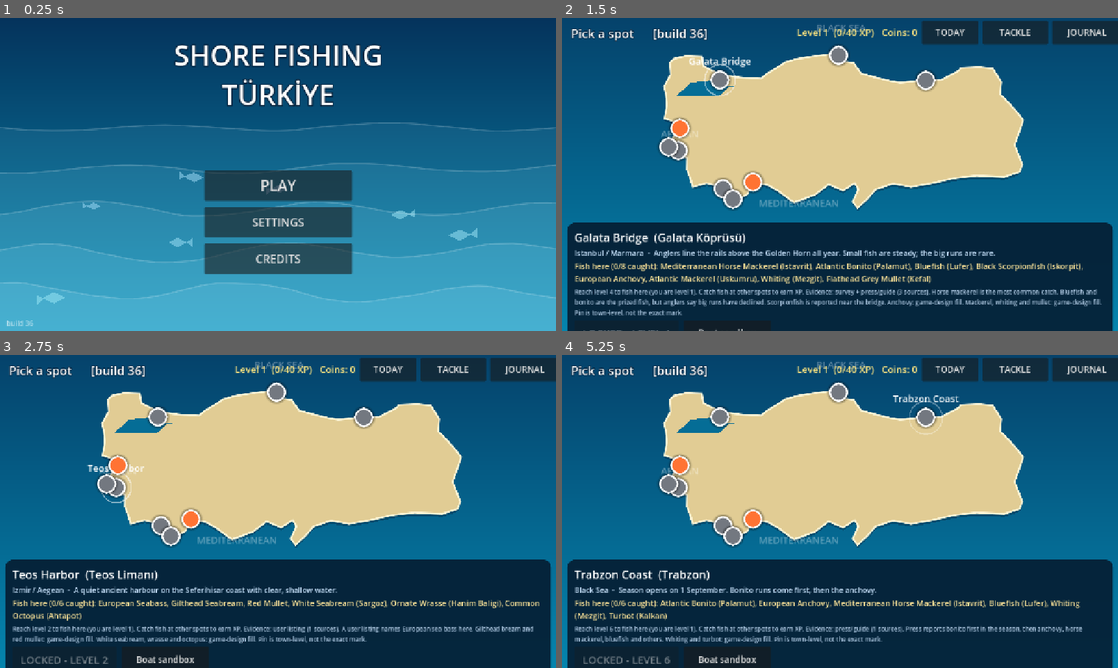
Above: before the commit, frames 1-4 (two rows, left to right).
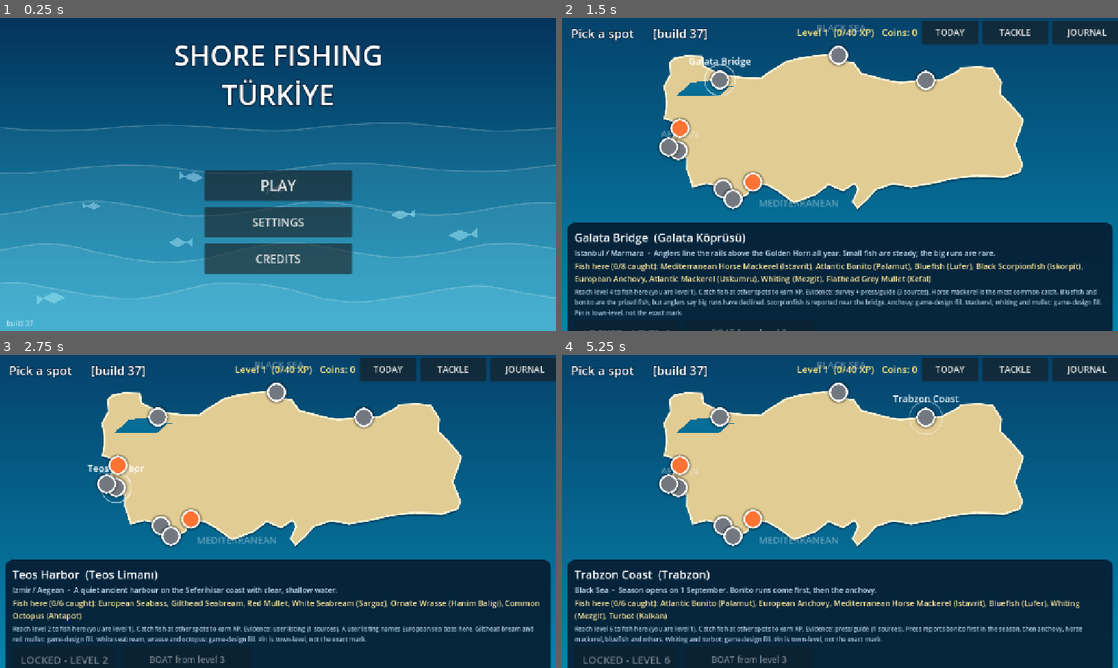
Above: after the commit, the same moments.

Repository: nextlevelcorp/godot_fishing_rpg
Game: Godot game, scene res://title_screen.tscn
Same seed, same stepped clock (60 frames per second), same inputs: the game is played once before the commit and once after it.
Inputs (mouse positions are in pixels of both pictures, inside the frame that each line leads up to):
- Up to frame 1 (0.25 s): no input
- Up to frame 2 (1.5 s): click "PLAY" at 0.5 s; click (717, 80) at 1.25 s
- Up to frame 3 (2.75 s): click (116, 486) at 2 s
- Up to frame 4 (5.25 s): click (678, 464) at 2.75 s; click (667, 483) at 3.5 s; click (840, 392) at 4.25 s; click (923, 417) at 5 s

The runs differ from the first frame. In frame 1, less than 0.1% of the frame differs, in the area x 5-6%, y 96-99%; in frame 2, less than 0.1%; in frame 3, 0.3%, in the area x 24-41%, y 3-99%; in frame 4, 0.3%.

Commit message:
feat: boat fishing - rent a kayik, row, drift, anchor (build 37)
The map offers FROM SHORE or RENT A BOAT (60 coins, from level 3). In a
boat the angler sits in a rowing kayik 65 m out: the stick rows with oar
force and hull drag, current and wind drift the boat unless anchored (ANCH
toggles), casting works in any direction over deeper water. First-person
view sits 1.4 m above the water with the bow rocking in front; fish come
alongside; no net needed. Replaces the legacy boat-sandbox button.

Design: GAME_DESIGN.md Boat fishing

Co-Authored-By: Claude Opus 5.5 <noreply@anthropic.com>
Claude-Session: https://claude.ai/code/session_01HLtjWBZvxzhjVtsJywwULp

Diff:
--- a/game_session.gd
+++ b/game_session.gd
@@ -11,7 +11,7 @@
 
 ## Shown on screen so a player can tell a fresh deploy from a page the browser cached.
 ## Bump it with every build that changes behaviour.
-const BUILD := "build 36"
+const BUILD := "build 37"
 const SAVE_PATH := "user://save.cfg"
 const SAVE_VERSION := 1
 const START_RIG := "shore_spinning_rig"
@@ -28,6 +28,10 @@
 
 ## Id of the FishingSpots entry the player picked on the map.
 static var spot_id := ""
+## "shore" or "boat" for the current outing (chosen on the map, not saved).
+static var mode := "shore"
+const BOAT_RENT := 60          ## coins to rent a rowing boat (kayık) for one outing
+const BOAT_LEVEL := 3
 
 ## Fish landed during this visit: {fish_id, name, weight_kg, value, spot_id}. Not saved.
 static var catches: Array[Dictionary] = []
--- a/pov_view.gd
+++ b/pov_view.gd
@@ -23,7 +23,7 @@
 const REST_PITCH := 110.0                  ## px the view looks down at rest, so the near water shows
 const PITCH_MAX := 430.0
 ## Distance from your eyes to where the water starts (m), by spot kind. The fish cannot come closer.
-const EDGE_M := {"rocky": 5.0, "beach": 6.0, "harbor": 3.0, "bridge": 4.0}
+const EDGE_M := {"rocky": 5.0, "beach": 6.0, "harbor": 3.0, "bridge": 4.0, "boat": 1.2}
 
 ## Sound cues for the shore scene to play: exit, drips, splash, splash_big.
 signal sfx(kind: String, volume: float)
@@ -711,7 +711,25 @@
 		c.draw_circle(p2, clampf(F * 0.04 / target_z, 2.0, 8.0), Color(1.0, 0.3, 0.2))
 
 
+## The bow of the kayık in front of you, rocking on the swell (an oscillator on height and roll).
+func _draw_bow(night: float) -> void:
+	var c := _canvas
+	var dark := 0.55 * night
+	# the bow of the kayık in front of you, rocking on the swell
+	c.draw_set_transform(Vector2(0.0, sin(_time * 1.3) * 6.0), sin(_time * 0.9) * 0.02, Vector2.ONE)
+	c.draw_colored_polygon(PackedVector2Array([Vector2(250.0, H + 300.0), Vector2(560.0, 640.0), Vector2(640.0, 600.0),
+		Vector2(720.0, 640.0), Vector2(1030.0, H + 300.0)]), Color(0.93, 0.93, 0.90).darkened(dark))
+	c.draw_colored_polygon(PackedVector2Array([Vector2(330.0, H + 300.0), Vector2(580.0, 670.0), Vector2(640.0, 640.0),
+		Vector2(700.0, 670.0), Vector2(950.0, H + 300.0)]), Color(0.55, 0.38, 0.22).darkened(dark))
+	c.draw_polyline(PackedVector2Array([Vector2(250.0, H + 300.0), Vector2(560.0, 640.0), Vector2(640.0, 600.0),
+		Vector2(720.0, 640.0), Vector2(1030.0, H + 300.0)]), Color(0.15, 0.35, 0.65).darkened(dark), 6.0)
+	c.draw_set_transform(Vector2.ZERO, 0.0, Vector2.ONE)
+
+
 func _draw_foreground(night: float) -> void:
+	if kind == "boat":
+		_draw_bow(night)
+		return
 	var c := _canvas
 	var dark := 0.55 * night
 	var edge_y := _proj(0.0, _z_edge(), 0.0).y
@@ -776,7 +794,7 @@
 
 ## Other anglers' rods to the left: thin lines that nod in the swell; now and then one bends on a fish.
 func _draw_neighbours(night: float) -> void:
-	if kind == "beach":
+	if kind == "beach" or kind == "boat":
 		return
 	var col := Color(0.12, 0.12, 0.14).lerp(Color(0.05, 0.05, 0.07), night)
 	for n in _neighbours:
--- a/shore_fishing.gd
+++ b/shore_fishing.gd
@@ -71,11 +71,19 @@
 var _hud_root: Control
 var _weather: WeatherFx
 var _pov_on := false
+## Boat outing: the angler sits in a rowing boat out on the water instead of walking the shore.
+var _boat_mode := false
+var _boat_vel := Vector2.ZERO
+var _anchored := false
+const ROW_FORCE := 120.0          ## px/s^2 from the oars
+const BOAT_DRAG := 0.9            ## 1/s water drag on the hull
+const BOAT_START_Y := -650.0      ## about 65 m out
 var _bait_on := true               ## false once small fish have stripped the hook
 var _empty_t := 0.0
 var _escape_reason := ""
 var _overhook_t := 0.0
 var _was_shaking := false
+var _anchor_seen := 0
 var _tackle_panel: PanelContainer
 var _build_label: Label
 var _fps_t := 0.0
@@ -186,6 +194,9 @@
 		GameSession.spot_id = "galata_bridge"       # opened directly, not from the map
 	_spot = FishingSpots.get_spot(GameSession.spot_id)
 	GameSession.start_outing(_make_goals())
+	_boat_mode = GameSession.mode == "boat"
+	if _boat_mode:
+		_hand = Vector2(0.0, BOAT_START_Y)
 	_has_pier = _spot["kind"] != "bridge"
 	_pier_x = 900.0 if hash(GameSession.spot_id) % 2 == 0 else -900.0
 	_build_walkable()
@@ -194,6 +205,7 @@
 	_current = Vector2(_rng.randf_range(-14.0, 14.0), _rng.randf_range(-4.0, 4.0))
 	_cast_seen = int(TouchControls.presses.get(&"cast", 0))
 	_reel_seen = int(TouchControls.presses.get(&"reel_in", 0))
+	_anchor_seen = int(TouchControls.presses.get(&"anchor", 0))
 
 	_cam = Camera2D.new()
 	_cam.position = Vector2(0.0, 40.0)
@@ -246,6 +258,8 @@
 	_build_hud()
 	var touch := TouchControls.new()
 	touch.enabled_actions.assign([&"cast", &"reel_in", &"drag_up", &"drag_down", &"bait_deeper", &"bait_shallower"])
+	if _boat_mode:
+		touch.enabled_actions.append(&"anchor")
 	touch.joystick = true
 	add_child(touch)
 	add_child(DeviceGuard.new())
@@ -664,6 +678,7 @@
 				_state = State.AIM
 				_fight_view.end()
 				_set_status("Walk with the stick. At the water's edge, hold CAST to throw")
+	_update_boat(delta)
 	_update_float(delta)
 	_update_fish_agent(delta)
 	_update_pov()
@@ -697,6 +712,8 @@
 
 ## On the pier you can throw to the sides as well; from the bank only out to sea.
 func _aim_limit() -> float:
+	if _boat_mode:
+		return PI
 	return 1.45 if _on_pier() else 0.9
 
 
@@ -717,6 +734,8 @@
 
 ## The stick walks the angler; each axis is tried on its own so you slide along edges.
 func _walk(delta: float) -> void:
+	if _boat_mode:
+		return                            # rowing is handled every frame in _update_boat
 	var mv := Input.get_vector(&"steer_left", &"steer_right", &"boat_forward", &"boat_back", 0.1)
 	_moving = mv.length() > 0.05
 	if not _moving:
@@ -769,7 +788,40 @@
 
 
 func _can_cast() -> bool:
-	return _hand.y < 48.0 or _on_pier()
+	return _boat_mode or _hand.y < 48.0 or _on_pier()
+
+
+## The boat: oars push it while you are not fishing; wind and current drift it unless anchored.
+## A body with forces and drag, as in Nature of Code chapter 2.
+func _update_boat(delta: float) -> void:
+	if not _boat_mode:
+		return
+	if Input.is_action_just_pressed(&"anchor") or int(TouchControls.presses.get(&"anchor", 0)) != _anchor_seen:
+		_anchor_seen = int(TouchControls.presses.get(&"anchor", 0))
+		_anchored = not _anchored
+		_flash("Anchor down" if _anchored else "Anchor up: the boat drifts")
+	var force := Vector2.ZERO
+	var mv := Vector2.ZERO
+	if _state == State.AIM:
+		mv = Input.get_vector(&"steer_left", &"steer_right", &"boat_forward", &"boat_back", 0.1)
+		force += mv * ROW_FORCE
+		if mv.length() > 0.05:
+			_anchored = false
+			_facing = mv.normalized()
+			_aim = atan2(_facing.x, -_facing.y)
+	if not _anchored:
+		force += _current * 0.6 + _wind * 0.05
+	_boat_vel += force * delta
+	_boat_vel *= maxf(0.0, 1.0 - BOAT_DRAG * delta)
+	if _anchored:
+		_boat_vel *= maxf(0.0, 1.0 - 6.0 * delta)
+	var nxt := _hand + _boat_vel * delta
+	nxt.x = clampf(nxt.x, -HALF_WIDTH + 200.0, HALF_WIDTH - 200.0)
+	nxt.y = clampf(nxt.y, -1500.0, -160.0)          # stay off the rocks and in sight of the town
+	_hand = nxt
+	_moving = mv.length() > 0.05
+	if _moving:
+		_walk_phase += delta * 4.0
 
 
 func _is_land(p: Vector2) -> bool:
@@ -1120,6 +1172,10 @@
 	v.wave_amp = float(WeatherFx.KINDS[_weather_kind]["wind"])
 	v.on_pier = _on_pier()
 	v.eye_h = 8.0 if v.kind == "bridge" else (4.5 if v.on_pier else 2.6)
+	if _boat_mode:
+		v.kind = "boat"
+		v.on_pier = false
+		v.eye_h = 1.4
 	var pov := v.is_open()
 	_world.visible = not pov
 	_water.visible = not pov
@@ -1339,7 +1395,7 @@
 	var sp := BiomeDB.get_species(id)
 	# From a pier, quay or bridge the fish has to come up through the air. Lifted on the line, its
 	# weight plus the jerk of the lift (about twice its weight) can part the line; a net takes it.
-	var high := _on_pier() or String(_spot["kind"]) == "bridge" or String(_spot["kind"]) == "harbor"
+	var high := not _boat_mode and (_on_pier() or String(_spot["kind"]) == "bridge" or String(_spot["kind"]) == "harbor")
 	if high and not GameSession.has_net and weight_kg * 9.81 * 2.0 > _fishing.line_break_force_n:
 		_buzz(250)
 		_amb.play("snap", 0.8)
@@ -2044,6 +2100,38 @@
 	draw_circle(p + Vector2(0.0, -3.0), radius * 0.75, Color(0.95, 0.25, 0.2, 1.0 - under))
 
 
+## The rented kayık: a white and blue wooden rowing boat with oars that dip as you row.
+func _draw_rowing_boat(dir: Vector2) -> void:
+	var f := dir.normalized() if dir.length() > 0.1 else Vector2.UP
+	var s := f.orthogonal()
+	var c := _hand + Vector2(0.0, 30.0)
+	var l := 95.0
+	var w := 26.0
+	var hull := PackedVector2Array([c + f * l * 0.55, c + f * l * 0.25 + s * w, c - f * l * 0.45 + s * w * 0.8,
+		c - f * l * 0.5, c - f * l * 0.45 - s * w * 0.8, c + f * l * 0.25 - s * w])
+	var shadow := PackedVector2Array()
+	for q in hull:
+		shadow.append(q + Vector2(6.0, 10.0))
+	draw_colored_polygon(shadow, Color(0.0, 0.05, 0.1, 0.25))
+	draw_colored_polygon(hull, Color(0.93, 0.93, 0.90))
+	var inner := PackedVector2Array()
+	for q in hull:
+		inner.append(c + (q - c) * 0.82)
+	draw_colored_polygon(inner, Color(0.55, 0.38, 0.22))
+	draw_polyline(hull + PackedVector2Array([hull[0]]), Color(0.15, 0.35, 0.65), 4.0)
+	for k in [-0.15, 0.2]:
+		draw_line(c + f * l * k - s * w * 0.8, c + f * l * k + s * w * 0.8, Color(0.42, 0.29, 0.17), 5.0)
+	var dip := sin(_walk_phase) * 10.0 if _moving else 0.0
+	for side in [-1.0, 1.0]:
+		var lock := c + s * w * side * 0.9 + f * 6.0
+		draw_line(lock, lock + s * side * 55.0 - f * dip, Color(0.50, 0.36, 0.22), 3.0)
+	# wake while moving
+	if _boat_vel.length() > 8.0:
+		var back := c - _boat_vel.normalized() * l * 0.5
+		draw_line(back, back - _boat_vel.normalized() * 50.0 + s * 18.0, Color(1, 1, 1, 0.4), 2.0)
+		draw_line(back, back - _boat_vel.normalized() * 50.0 - s * 18.0, Color(1, 1, 1, 0.4), 2.0)
+
+
 ## At night the angler carries a lamp: a warm pool of light that flickers (two out-of-phase
 ## oscillators plus Perlin noise). On the pier it also draws baitfish, see LAMP_PIER_BONUS in _activity().
 func _draw_lamp() -> void:
@@ -2061,6 +2149,8 @@
 	var d := _aim_dir()
 	# Three-quarter view: the angler stands with the rod hand at chest height (see Figure).
 	var look_dir := _facing if _state == State.AIM else d
+	if _boat_mode:
+		_draw_rowing_boat(look_dir)
 	# Feet sit behind and below the rod hand, so both hands grip the rod in front of the chest.
 	var feet := _hand - look_dir.normalized() * 10.0 + Vector2(0.0, 40.0)
 	Figure.draw_person(self, feet, look_dir, _walk_phase, _moving and _state == State.AIM, ANGLER_LOOK, 1.5, _hand)
--- a/turkey_map.gd
+++ b/turkey_map.gd
@@ -76,6 +76,7 @@
 var _fish_label: Label
 var _note_label: Label
 var _go_button: Button
+var _boat_button: Button
 var _coins_label: Label
 var _overlay: PanelContainer
 var _overlay_title: Label
@@ -197,12 +198,13 @@
 	_go_button.pressed.connect(_on_go_pressed)
 	row.add_child(_go_button)
 
-	var sandbox := Button.new()
-	sandbox.text = "Boat sandbox"
-	sandbox.custom_minimum_size = Vector2(200, 60)
-	sandbox.add_theme_font_size_override("font_size", 20)
-	sandbox.pressed.connect(func() -> void: get_tree().change_scene_to_file("res://main_sandbox.tscn"))
-	row.add_child(sandbox)
+	_boat_button = Button.new()
+	_boat_button.text = "BOAT"
+	_boat_button.custom_minimum_size = Vector2(300, 60)
+	_boat_button.add_theme_font_size_override("font_size", 20)
+	_boat_button.disabled = true
+	_boat_button.pressed.connect(_on_boat_pressed)
+	row.add_child(_boat_button)
 
 
 func _make_label(parent: Control, size: int, color: Color) -> Label:
@@ -292,9 +294,15 @@
 	_fish_label.text = "Fish here (%d/%d caught): %s" % [_caught_count(ids), ids.size(), ", ".join(names)]
 	_note_label.text = "Evidence: %s (%d sources). %s Pin is town-level, not the exact mark." % [s["evidence"], s["sources"].size(), s["species_note"]]
 	var need := int(s.get("unlock_level", 1))
+	if GameSession.level() < GameSession.BOAT_LEVEL:
+		_boat_button.disabled = true
+		_boat_button.text = "BOAT from level %d" % GameSession.BOAT_LEVEL
+	else:
+		_boat_button.disabled = not GameSession.is_unlocked(s) or GameSession.coins < GameSession.BOAT_RENT
+		_boat_button.text = "RENT A BOAT  %d" % GameSession.BOAT_RENT
 	if GameSession.is_unlocked(s):
 		_go_button.disabled = false
-		_go_button.text = "FISH HERE"
+		_go_button.text = "FROM SHORE"
 	else:
 		_go_button.disabled = true
 		_go_button.text = "LOCKED - LEVEL %d" % need
@@ -487,4 +495,18 @@
 	if _selected == "" or not GameSession.is_unlocked(FishingSpots.get_spot(_selected)):
 		return
 	GameSession.spot_id = _selected
+	GameSession.mode = "shore"
 	get_tree().change_scene_to_file("res://shore_fishing.tscn")
+
+
+## Rents a rowing boat for one outing: deeper water, fish all around, no lifting from height.
+func _on_boat_pressed() -> void:
+	if _selected == "" or not GameSession.is_unlocked(FishingSpots.get_spot(_selected)):
+		return
+	if GameSession.level() < GameSession.BOAT_LEVEL or GameSession.coins < GameSession.BOAT_RENT:
+		return
+	GameSession.coins -= GameSession.BOAT_RENT
+	GameSession.save()
+	GameSession.spot_id = _selected
+	GameSession.mode = "boat"
+	get_tree().change_scene_to_file("res://shore_fishing.tscn")
Not shown, changed: GAME_DESIGN.md
